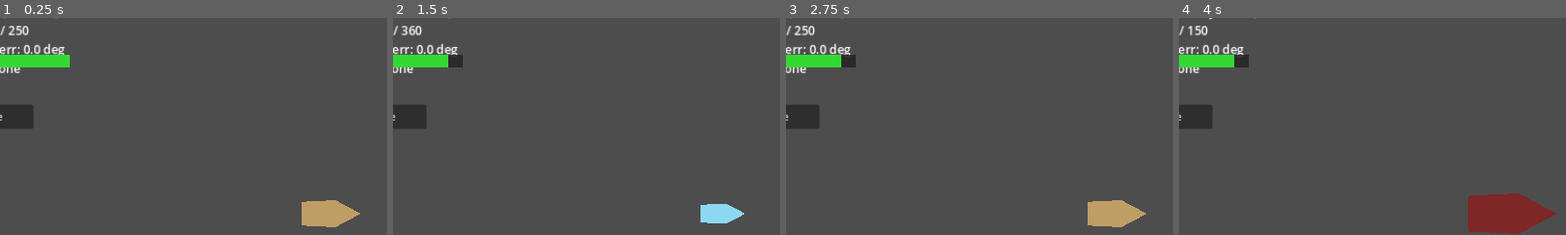
Above: before the commit, frames 1-4 (left to right).
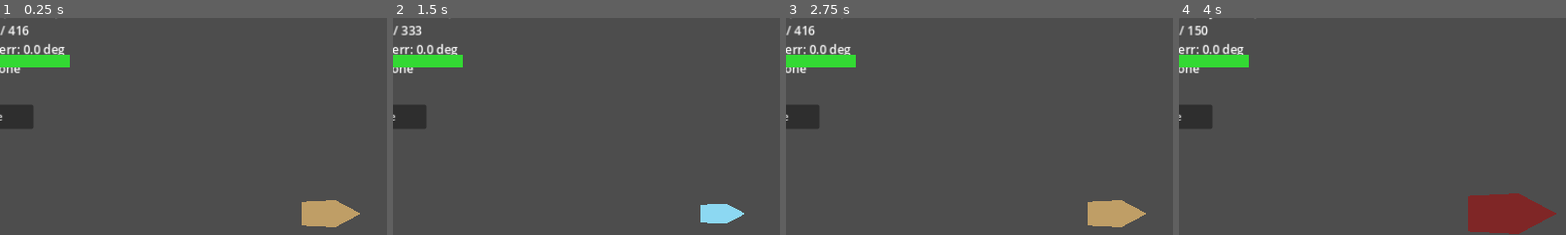
Above: after the commit, the same moments.

Repository: Inn-my/naval-rpg-prototype
Game: Godot game, scene res://scenes/Main.tscn
Two runs of this game, one before a commit and one after it. Both use one fixed random seed, a clock stepped at 60 frames per second and the inputs below.
Inputs:
- Up to frame 1 (0.25 s): no input
- Up to frame 2 (1.5 s): click "Save" at 0.5 s; click "Sloop" at 1.25 s
- Up to frame 3 (2.75 s): click "Corvette" at 2 s
- Up to frame 4 (4 s): click "Galleon" at 2.75 s; click "Cycle Target" at 3.5 s
The pictures show only the part of the screen within x 8-58%, y 5-55%; the shares and areas given below are measured in that part.

The runs differ from the first frame. In frame 1, 0.1% of the frame differs, in the area x 2-8%, y 3-9%; in frame 2, 0.3%; in frame 3, 0.4%, in the area x 2-19%, y 3-23%; in frame 4, 0.2%.

Commit message:
Add ship variety stats (health, speed, turn rate, cargo)
Co-Authored-By: Claude Sonnet 5 <noreply@anthropic.com>

Diff:
--- a/resources/ship_presets/corvette_medium.tres
+++ b/resources/ship_presets/corvette_medium.tres
@@ -1,4 +1,4 @@
-[gd_resource type="Resource" script_class="ShipPreset" load_steps=2 format=3]
+[gd_resource type="Resource" script_class="ShipPreset" load_steps=2 format=3 uid="uid://iumf15f2ibnp"]
 
 [ext_resource type="Script" path="res://scripts/ship_preset.gd" id="1"]
 
@@ -8,7 +8,7 @@
 mass = 100.0
 max_thrust = 340.0
 linear_drag = 4.5
-max_speed = 250.0
+max_speed = 416.75
 moment_of_inertia = 90.0
 kp = 110.0
 ki = 0.5
--- a/resources/ship_presets/galleon_heavy_slow.tres
+++ b/resources/ship_presets/galleon_heavy_slow.tres
@@ -1,4 +1,4 @@
-[gd_resource type="Resource" script_class="ShipPreset" load_steps=2 format=3]
+[gd_resource type="Resource" script_class="ShipPreset" load_steps=2 format=3 uid="uid://b8v1wg317saxi"]
 
 [ext_resource type="Script" path="res://scripts/ship_preset.gd" id="1"]
 
--- a/resources/ship_presets/sloop_small_fast.tres
+++ b/resources/ship_presets/sloop_small_fast.tres
@@ -1,4 +1,4 @@
-[gd_resource type="Resource" script_class="ShipPreset" load_steps=2 format=3]
+[gd_resource type="Resource" script_class="ShipPreset" load_steps=2 format=3 uid="uid://4n1en7v5ku2w"]
 
 [ext_resource type="Script" path="res://scripts/ship_preset.gd" id="1"]
 
@@ -8,7 +8,7 @@
 mass = 40.0
 max_thrust = 280.0
 linear_drag = 2.5
-max_speed = 360.0
+max_speed = 333.25
 moment_of_inertia = 25.0
 kp = 120.0
 ki = 0.5
--- a/scripts/enemy_ship.gd
+++ b/scripts/enemy_ship.gd
@@ -134,8 +134,12 @@
 	if _attack_cooldown_remaining > 0.0:
 		_attack_cooldown_remaining -= delta
 		return
-	var player: Node2D = get_tree().get_first_node_in_group("player")
+	var player: Ship = get_tree().get_first_node_in_group("player")
 	if player == null or not is_instance_valid(player):
+		return
+	# The captain has stepped off the ship to trade — enemies can't target
+	# or fire at all while this is set, not just have their shots blocked.
+	if player.is_invulnerable:
 		return
 	if global_position.distance_to(player.global_position) > BALANCE.enemy_attack_range:
 		return
--- a/scripts/ship.gd
+++ b/scripts/ship.gd
@@ -18,6 +18,13 @@
 
 var max_health: float = BALANCE.player_max_health
 
+## Backup safety net for the trade UI (see TradeUI.open/close): the captain
+## has stepped off the ship, so no damage should land even if an enemy shot
+## was already mid-flight the instant the menu opened. Enemies also stop
+## targeting/firing entirely while this is set (see EnemyShip._process_attack),
+## so in normal play this flag is the last-resort catch, not the main defense.
+var is_invulnerable: bool = false
+
 var linear_velocity: Vector2 = Vector2.ZERO
 var angular_velocity: float = 0.0
 
@@ -30,6 +37,8 @@
 	apply_preset(preset)
 
 func take_damage(amount: float) -> void:
+	if is_invulnerable:
+		return
 	var was_alive: bool = health > 0.0
 	health -= amount
 	if was_alive and health <= 0.0:
@@ -37,7 +46,10 @@
 		died.emit()
 
 ## Swaps the active hull preset for live feel comparison. Keeps world
-## position but resets heading/velocity so each hull starts from rest.
+## position but resets heading/velocity so each hull starts from rest, and
+## adopts the new hull's own max health at full (fresh hull, fresh hull
+## points) — save/load restores the real current health right after this
+## runs, so this doesn't affect loading a save.
 func apply_preset(new_preset: ShipPreset) -> void:
 	preset = new_preset
 	linear_velocity = Vector2.ZERO
@@ -47,6 +59,9 @@
 	if hull and preset:
 		hull.color = preset.hull_color
 		hull.scale = Vector2.ONE * preset.hull_scale
+	if preset:
+		max_health = preset.max_health
+		health = max_health
 
 func _physics_process(delta: float) -> void:
 	if preset == null:
@@ -73,6 +88,9 @@
 	var kd: float = preset.get_kd()
 	var torque: float = preset.kp * theta_e + preset.ki * _angle_error_integral + kd * (-angular_velocity)
 	torque = clamp(torque, -preset.max_torque, preset.max_torque)
+	# Applied after the max_torque clamp so it scales the ship's full
+	# steering authority, not just how quickly it approaches that ceiling.
+	torque *= preset.turn_rate
 
 	var angular_acceleration: float = torque / preset.moment_of_inertia
 	angular_velocity += angular_acceleration * delta
--- a/scripts/ship_preset.gd
+++ b/scripts/ship_preset.gd
@@ -21,6 +21,15 @@
 @export var max_torque: float = 200.0
 @export var integral_limit: float = 20.0
 
+@export_group("Ship Stats")
+@export var max_health: float = 100.0
+## Multiplier on the ship's steering torque (see Ship._update_angular). 1.0
+## is this project's original, untouched turning feel; higher values turn
+## the ship faster without upsetting the critical-damping math above, since
+## it scales the whole PID output rather than any one of kp/ki/max_torque.
+@export var turn_rate: float = 1.0
+@export var cargo_capacity: int = 20
+
 @export_group("Visuals")
 @export var hull_scale: float = 1.0
 @export var hull_color: Color = Color(0.8, 0.7, 0.5)
--- a/scripts/trade_ui.gd
+++ b/scripts/trade_ui.gd
@@ -62,12 +62,26 @@
 	if PlayerWallet.sell(good.id, good.sell_price):
 		refresh()
 
+## Marks the player ship invulnerable and makes enemies stop targeting/firing
+## at it (see Ship.is_invulnerable and EnemyShip._process_attack) for as long
+## as this panel is open — the captain has stepped off the ship to trade and
+## shouldn't be attackable mid-transaction. Deliberately doesn't touch
+## get_tree().paused: that would also freeze the Game Over flow and could
+## mask bugs there, and isn't needed for the save/load system either since
+## neither reads/writes on a timer. Restored the instant the panel closes.
 func open() -> void:
 	visible = true
+	_set_player_invulnerable(true)
 	refresh()
 
 func close() -> void:
 	visible = false
+	_set_player_invulnerable(false)
+
+func _set_player_invulnerable(value: bool) -> void:
+	var player: Ship = get_tree().get_first_node_in_group("player")
+	if player != null and is_instance_valid(player):
+		player.is_invulnerable = value
 
 func refresh() -> void:
 	gold_label.text = "Gold: %d" % PlayerWallet.gold
